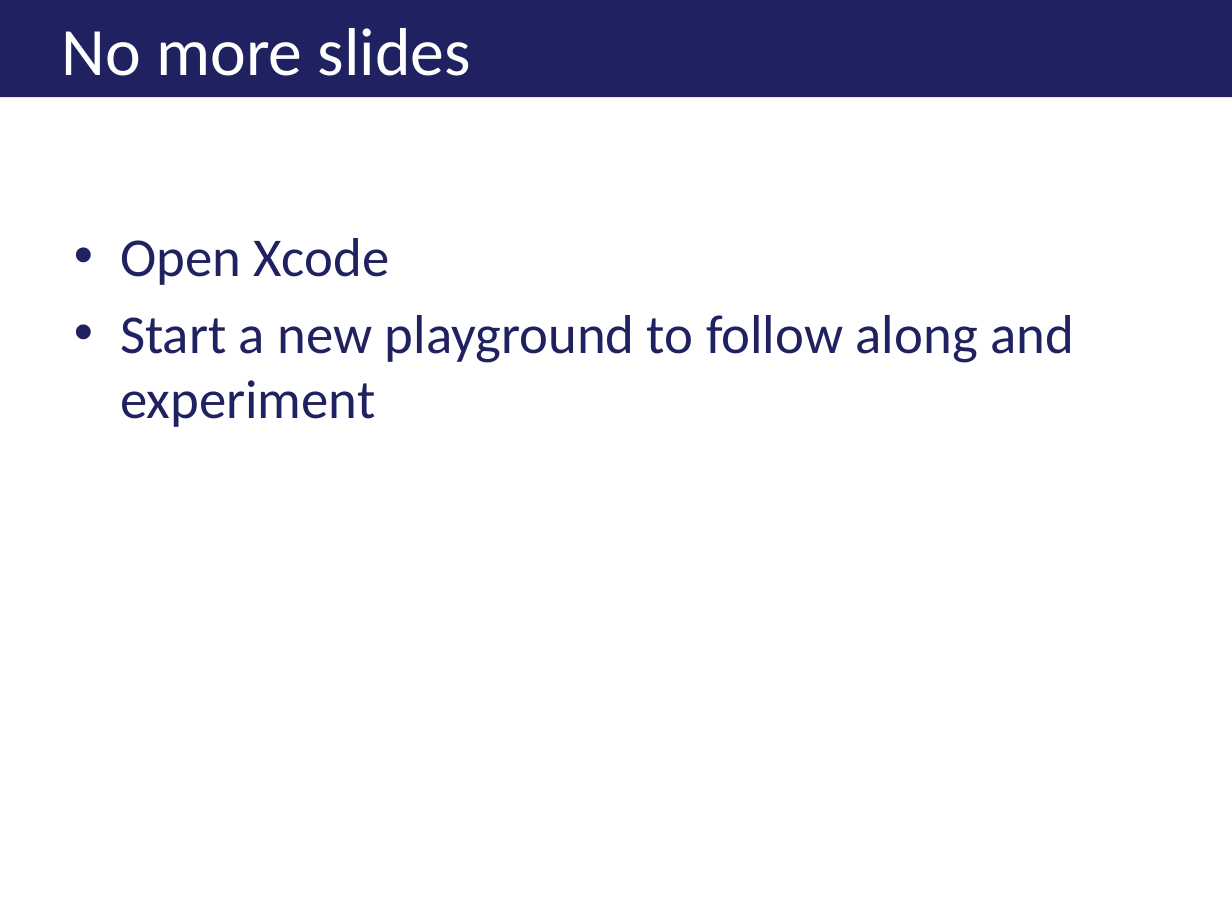
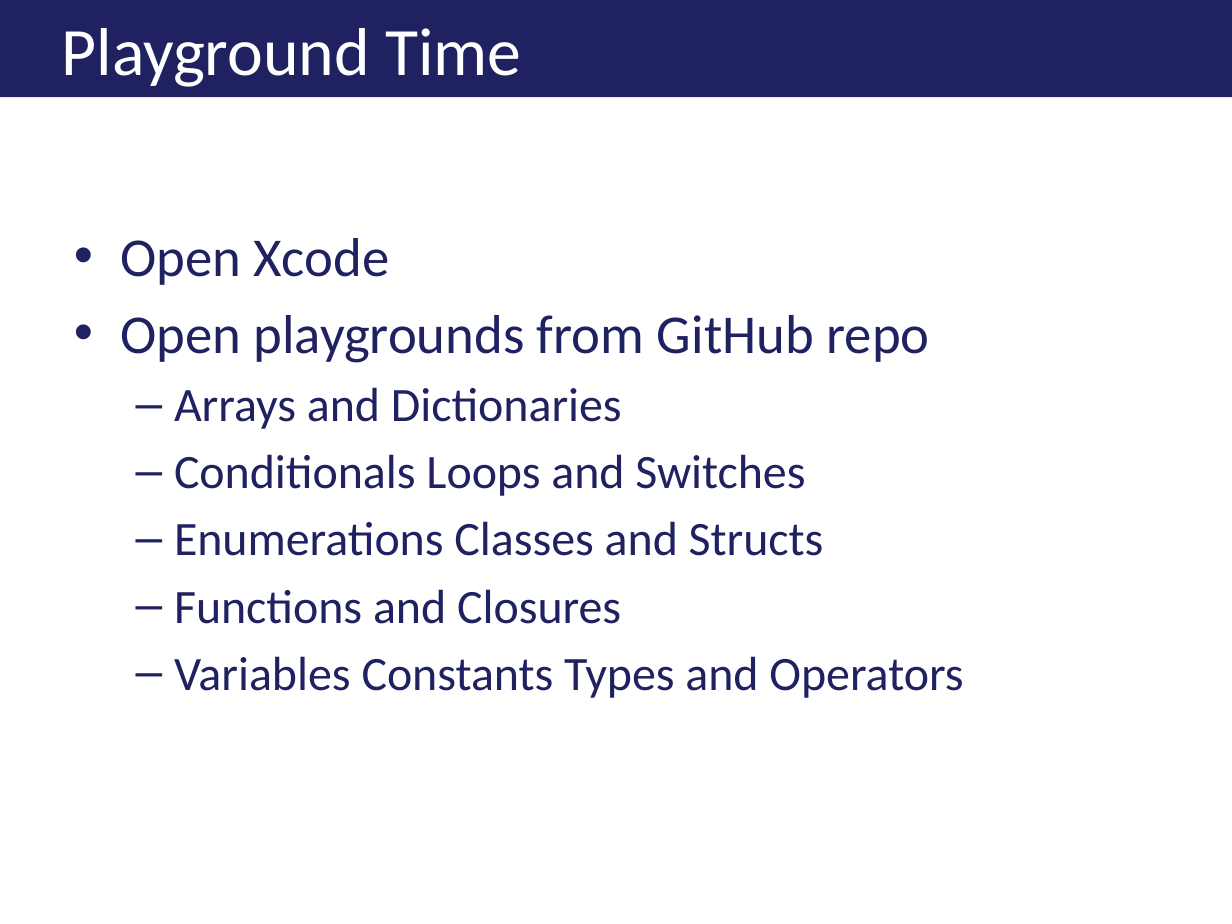
Before and after one commit to jkwuc89/Presentations, a slide deck: slide 6 of A Swift Introduction to Swift.pptx (slide 4 before the commit). Drawn at 1232x924 pixels with LibreOffice and Linux fonts; fonts in the diff are those of the drawing; background and template pictures are left out. Boxes give left, top, right and bottom in pixels: in the first picture for what was removed or moved away, otherwise in the second. Text is boxed around its words. In the diff, an @@ line names an element or a change of style, - is before the commit and + after.

```diff
--- a/A Swift Introduction to Swift.pptx
+++ b/A Swift Introduction to Swift.pptx
@@ title at (x1=62, y1=28, x2=521, y2=87): text changed @@
-No more slides
+Playground Time
@@ text at (x1=120, y1=315, x2=963, y2=698): text changed; size 32 to 28 pt @@
-• Start a new playground to follow along and experiment
+• Open playgrounds from GitHub repo
+  – Arrays and Dictionaries
+  – Conditionals Loops and Switches
+  – Enumerations Classes and Structs
+  – Functions and Closures
+  – Variables Constants Types and Operators
```
Also in this commit, not shown: 3 other slides changed, 2 slides added.
